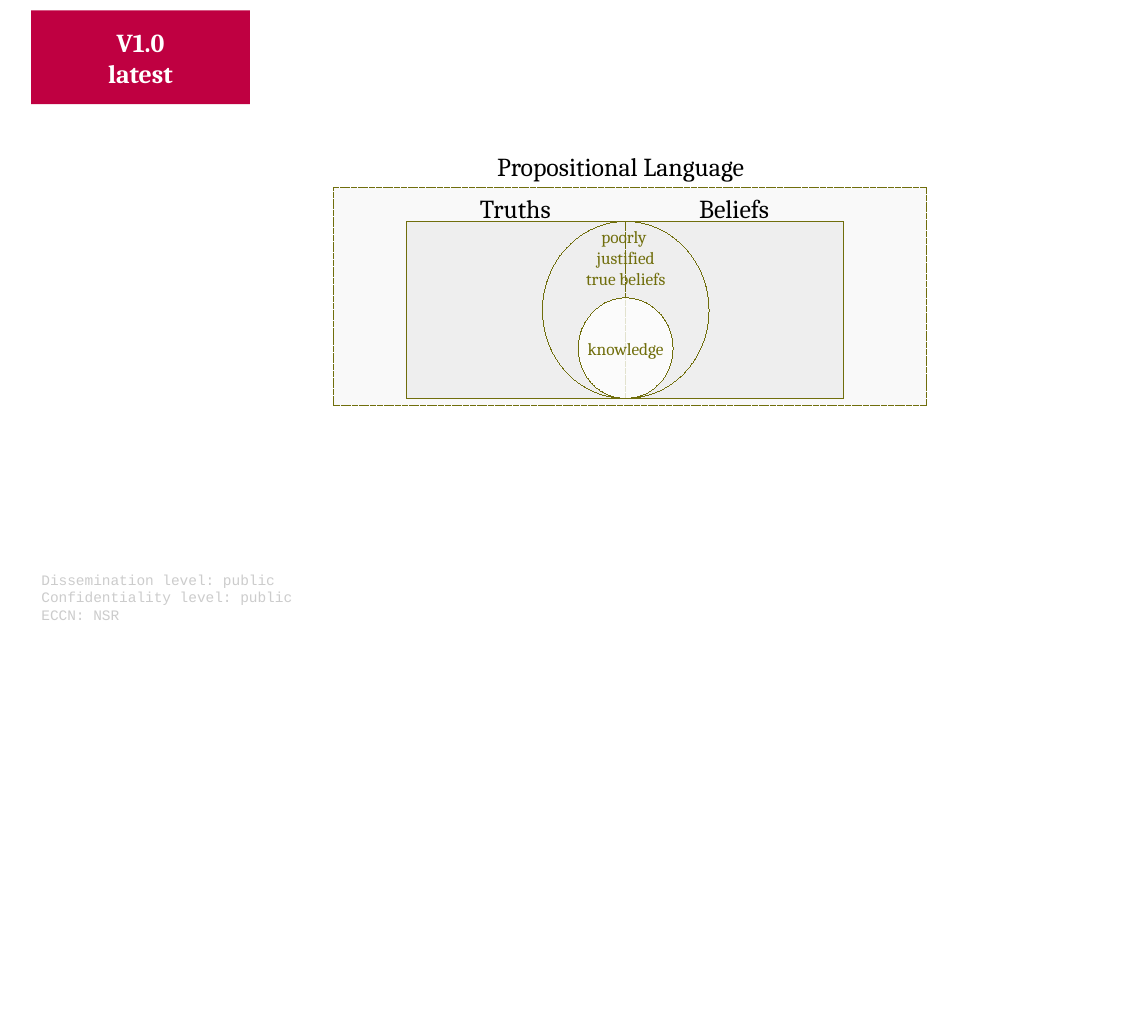
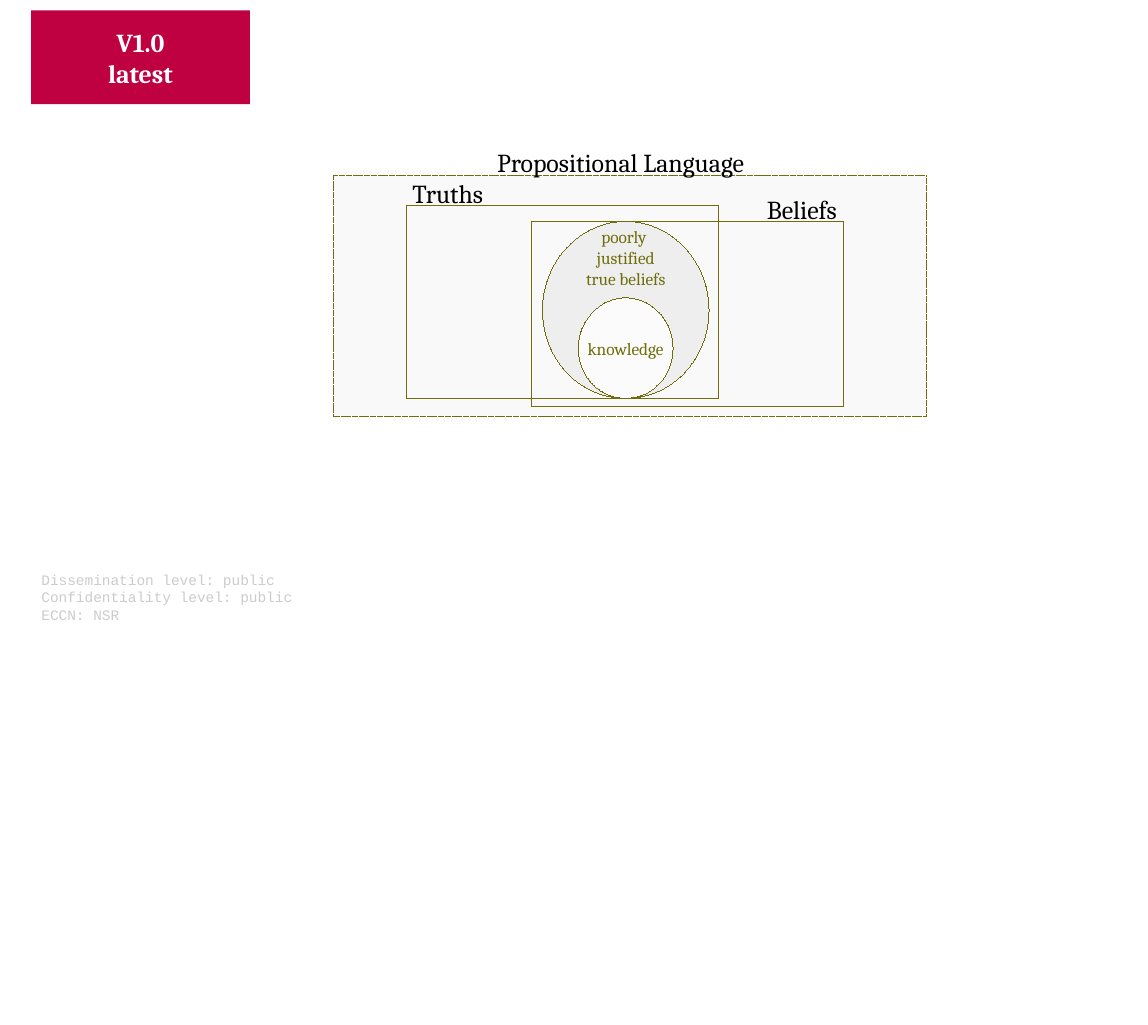
Before and after one commit to v-research/cybersecurity, a slide deck: slide 11 of images/v-research_images_v1.0.odp (slide 10 before the commit). Drawn at 1148x1025 pixels with LibreOffice and Linux fonts; fonts in the diff are those of the drawing. Boxes give left, top, right and bottom in pixels: in the first picture for what was removed or moved away, otherwise in the second. Text is boxed around its words. In the diff, an @@ line names an element or a change of style, - is before the commit and + after.

```diff
--- a/images/v-research_images_v1.0.odp
+++ b/images/v-research_images_v1.0.odp
@@ text "Propositional Language": place and size @@
-text "Propositional Language" at box(497, 158, 744, 182)
+text "Propositional Language" at box(497, 154, 744, 178)
@@ rectangle: place and size @@
-rectangle at box(333, 188, 927, 406)
+rectangle at box(333, 175, 927, 417)
@@ text "Truths": place and size @@
-text "Truths" at box(480, 200, 551, 222)
+text "Truths" at box(412, 185, 483, 206)
@@ rectangle at box(406, 205, 719, 399): fill #EEEEEE to none @@
@@ rectangle: place and size @@
-rectangle at box(406, 222, 625, 399)
+rectangle at box(406, 205, 719, 399)
@@ text "Beliefs": place and size @@
-text "Beliefs" at box(699, 199, 769, 222)
+text "Beliefs" at box(767, 200, 837, 222)
@@ rectangle: place and size @@
-rectangle at box(625, 222, 844, 399)
+rectangle at box(531, 222, 844, 406)
@@ rectangle at box(531, 222, 844, 406): fill #EEEEEE to none @@
@@ line removed from (626, 222) to (626, 399) @@
```
Also in this commit, not shown: 2 slides added, 3 other files.
